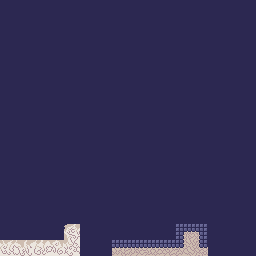
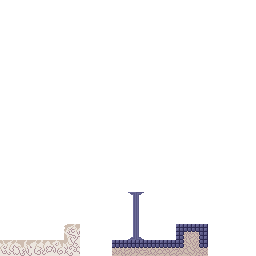
Layers edited between the first and the second 256×256 image:
added layer "Color 1 Pillar 1 Top" in group "Color 1" over [128, 192, 144, 208]
added layer "Color 1 Pillar 1 Middle" in group "Color 1" over [133, 208, 139, 224]
added layer "Color 1 Pillar 1 Bottom" in group "Color 1" over [128, 224, 144, 240]
removed layer "Background" over [0, 0, 256, 256]